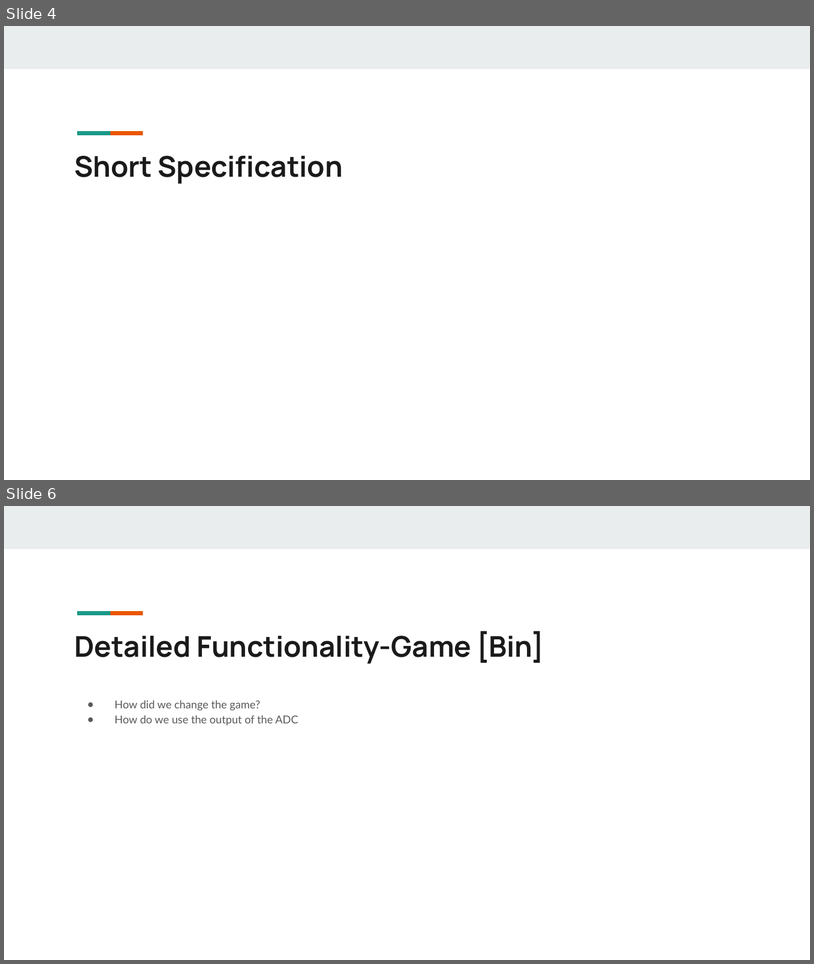
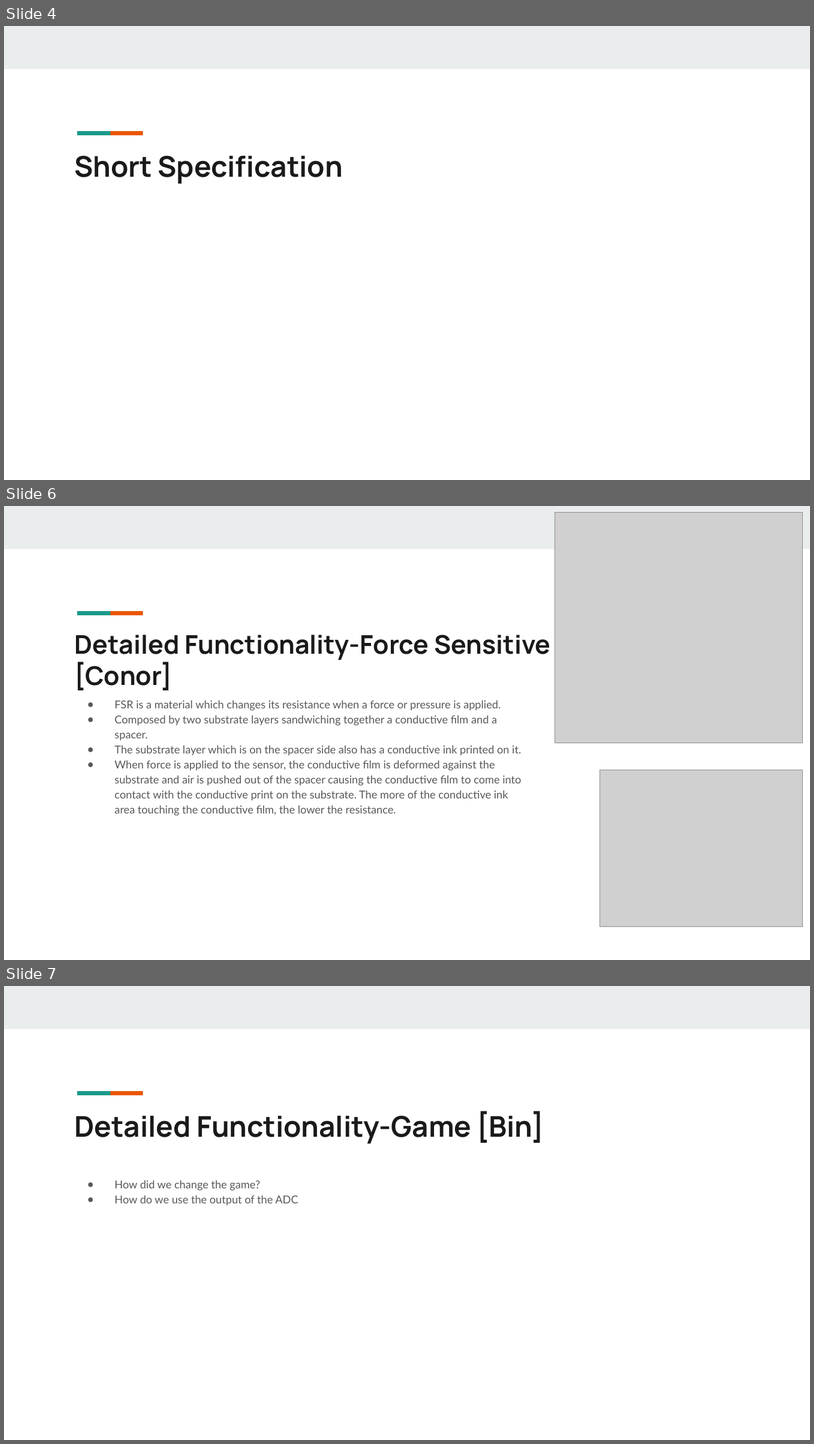
Before and after one commit to xu842251462/EC551_FinalProject, a slide deck: Bringing the Analog World to Digital Design_EC551_Final Project.pptx. Shown one above the other, each under a label of ours: slides 4 and 6 before the commit, slides 4, 6 and 7 after it; the slides between them are not shown. The pictures are 814x964 and 814x1444 pixels, drawn with LibreOffice and Linux fonts; fonts in the diff are those of the drawing; grey boxes stand for pictures. Boxes give left, top, right and bottom in pixels: in the first picture for what was removed or moved away, otherwise in the second. Text is boxed around its words. In the diff, an @@ line names an element or a change of style, - is before the commit and + after.

Commit message:
Updated slides with more detail on ADC and FSR

```diff
--- a/Bringing the Analog World to Digital Design_EC551_Final Project.pptx
+++ b/Bringing the Analog World to Digital Design_EC551_Final Project.pptx
@@ slide 6 added at <box>4,506,810,960</box>, background #FFFFFF; not listed: 3 template elements that a slide beside it also shows @@
@@ picture added at <box>556,513,803,743</box> @@
@@ title added at <box>74,634,551,690</box>, 30.6 pt, text #1A1A1A, bold @@
+Detailed Functionality-Force Sensitive Resistor [Conor]
@@ text added at <box>114,700,521,816</box>, 13 pt, text #595959 @@
+● FSR is a material which changes its resistance when a force or pressure is applied.
+● Composed by two substrate layers sandwiching together a conductive film and a spacer.
+● The substrate layer which is on the spacer side also has a conductive ink printed on it.
+● When force is applied to the sensor, the conductive film is deformed against the substrate and air is pushed out of the spacer causing the conductive film to come into contact with the conductive print on the substrate. The more of the conductive ink area touching the conductive film, the lower the resistance.
@@ picture added at <box>600,770,803,927</box> @@
@@ what was slide 6 is now slide 7 @@
```
Also in this commit, not shown: 1 slide changed.
